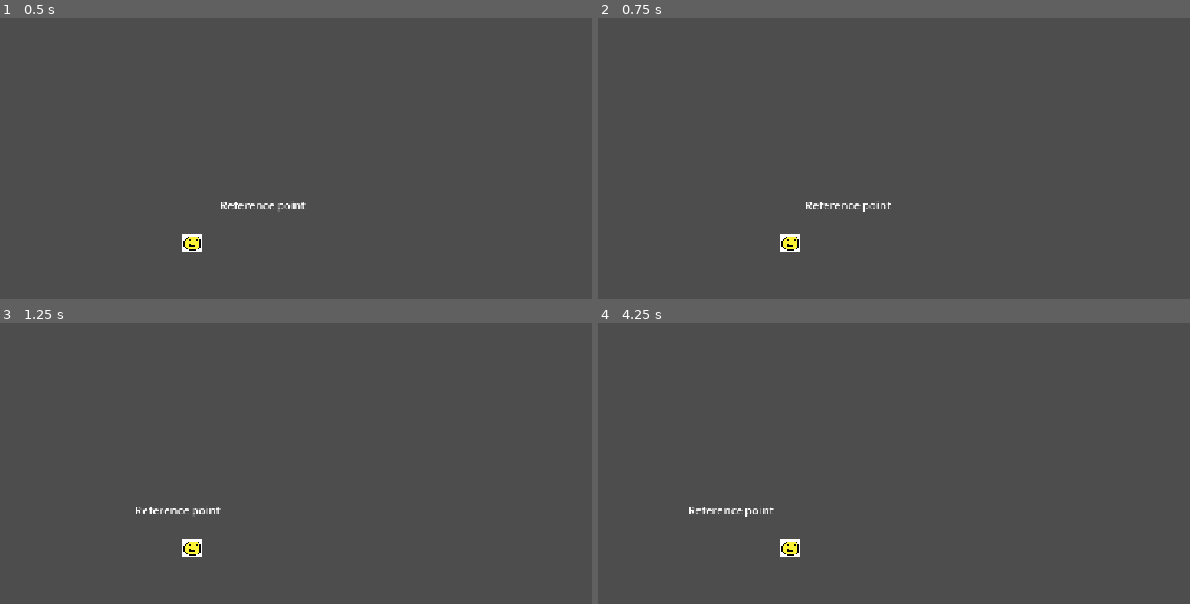
Above: before the commit, frames 1-4 (two rows, left to right).
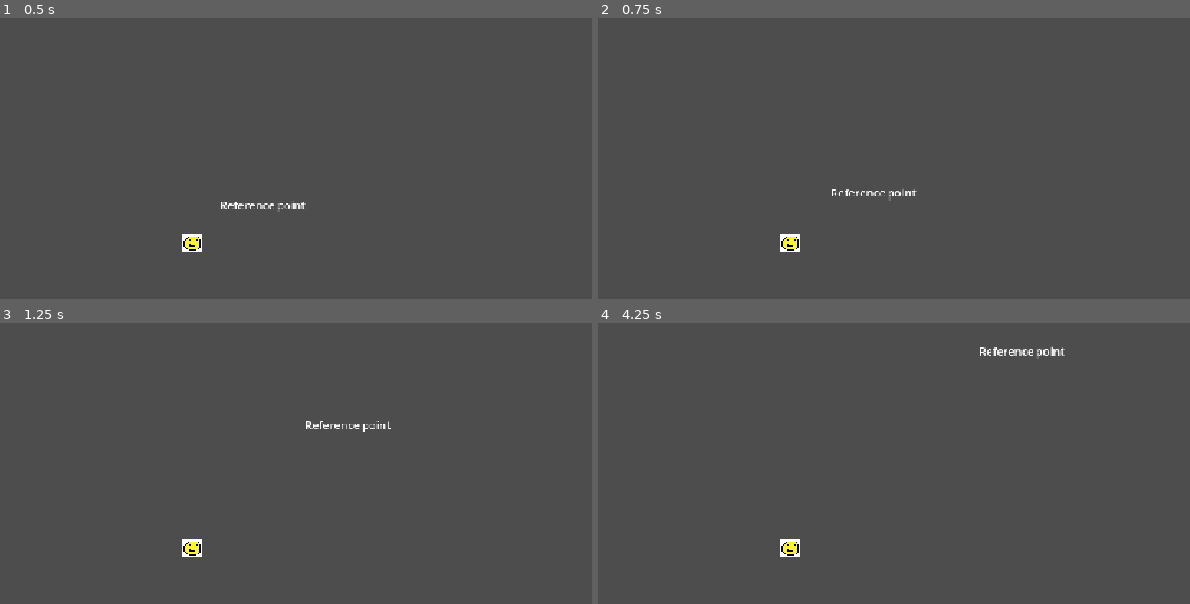
Above: after the commit, the same moments.

Repository: robplaysmusic-bit/dizzy-dash
Game: Godot game, scene res://levels/level-1.tscn
Same seed, same stepped clock (60 frames per second), same inputs: the game is played once before the commit and once after it.
Inputs:
- Up to frame 1 (0.5 s): no input
- Up to frame 2 (0.75 s): tap Enter at 0.5 s; hold D (right) from 0.53 s (still down)
- Up to frame 3 (1.25 s): keep holding D (right)
- Up to frame 4 (4.25 s): release D (right) at 1.28 s; hold S (down) 1.28-2.03 s; hold D (right) 2.03-2.78 s; hold W (up) 2.78-3.53 s; tap Space at 3.5 s; hold A (left) from 3.53 s (still down)

Frame 1 is identical in both runs. In frame 2, 0.4% of the frame differs, in the area x 35-54%, y 60-70%; in frame 3, 0.4%; in frame 4, 0.5%, in the area x 15-79%, y 8-70%.

Commit message:
Basic rotational dizziness working

Diff:
--- /dev/null
+++ b/autoloads/dizzy_manager.gd
@@ -0,0 +1,20 @@
+extends Node
+
+
+var dizziness : float = 90.0
+
+const DIZZINESS_DECAY_RATE = .0005 # degrees per frame
+
+func apply_dizziness(player_velocity : Vector2) -> Vector2:
+	var dizzy_velocity : Vector2 = Vector2.ZERO
+	dizzy_velocity = player_velocity.rotated(deg_to_rad(dizziness))
+	return dizzy_velocity
+# Called when the node enters the scene tree for the first time.
+func _ready() -> void:
+	pass # Replace with function body.
+
+
+# Called every frame. 'delta' is the elapsed time since the previous frame.
+func _process(delta: float) -> void:
+	#dizziness += .01
+	pass
--- /dev/null
+++ b/autoloads/dizzy_manager.tscn
@@ -0,0 +1,6 @@
+[gd_scene format=3 uid="uid://bpyaw84lobups"]
+
+[ext_resource type="Script" uid="uid://c841mvqovo00" path="res://autoloads/dizzy_manager.gd" id="1_o3bkc"]
+
+[node name="DizzyManager" type="Node" unique_id=301440528]
+script = ExtResource("1_o3bkc")
--- a/player/player.gd
+++ b/player/player.gd
@@ -1,33 +1,28 @@
-extends RigidBody2D
+class_name Player extends RigidBody2D
 
 const MAX_WALK_SPEED : float = 200.0
 const WALK_ACCEL : float = 1000.0
 const WALK_DEACCEL : float = 1000.0
+
 # not convinced this should actually be a thing
 const MAX_RUN_SPEED : float = 400.0
 const RUN_ACCEL : float = 500.0
-
-
-# Called when the node enters the scene tree for the first time.
-func _ready() -> void:
-	pass # Replace with function body.
 
 
 func _integrate_forces(state: PhysicsDirectBodyState2D) -> void:
 	var velocity := state.get_linear_velocity()
 	var step := state.get_step()
 
-	# player inputs
-	var holding_left := Input.is_action_pressed("left")
-	var holding_right := Input.is_action_pressed("right")
-	var holding_down := Input.is_action_pressed("down")
-	var holding_up := Input.is_action_pressed("up")
+	# read player inputs and apply diziness
+	var raw_input = Input.get_vector("left", "right", "up", "down")
+	var dizzy_input = DizzyManager.apply_dizziness(raw_input)
+
 
 	# left / right movement
-	if holding_left and !holding_right:
+	if dizzy_input.x < 0:
 		if velocity.x > -MAX_WALK_SPEED:
 			velocity.x -= WALK_ACCEL * step
-	elif holding_right and !holding_left:
+	elif dizzy_input.x > 0:
 		if velocity.x < MAX_WALK_SPEED:
 			velocity.x += WALK_ACCEL * step
 	else: # slow to a stop
@@ -38,10 +33,10 @@
 		velocity.x = signf(velocity.x) * abs_x_velocity
 
 	# up / down movement
-	if holding_up and !holding_down:
+	if dizzy_input.y < 0:
 		if velocity.y > -MAX_WALK_SPEED:
 			velocity.y -= WALK_ACCEL * step
-	elif holding_down and !holding_up:
+	elif dizzy_input.y > 0:
 		if velocity.y < MAX_WALK_SPEED:
 			velocity.y += WALK_ACCEL * step
 	else: # slow to a stop
@@ -51,12 +46,10 @@
 			abs_y_velocity = 0
 		velocity.y = signf(velocity.y) * abs_y_velocity
 
+	# TODO: handle jumps
+	# TODO: apply z-axis "gravity"
 	# TBD how we will find floor contact on z axis and apply physics for things
 	# like ice / sand / etc.
 
-	# TODO: apply z-axis "gravity"
+
 	state.set_linear_velocity(velocity)
-
-# Called every frame. 'delta' is the elapsed time since the previous frame.
-func _process(delta: float) -> void:
-	pass
--- a/project.godot
+++ b/project.godot
@@ -14,6 +14,10 @@
 run/main_scene="uid://dovybpy6nl3r4"
 config/features=PackedStringArray("4.7", "GL Compatibility")
 config/icon="res://icon.svg"
+
+[autoload]
+
+DizzyManager="*uid://bpyaw84lobups"
 
 [display]
 
Not shown, added: autoloads/dizzy_manager.gd.uid
Not shown, added: kanban_tasks_data.kanban
